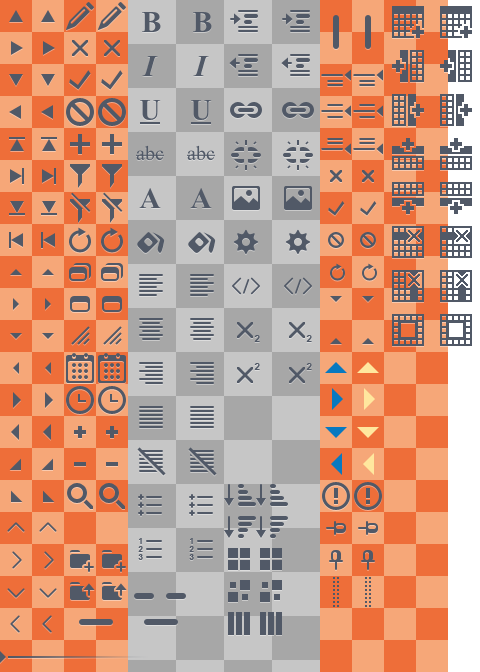
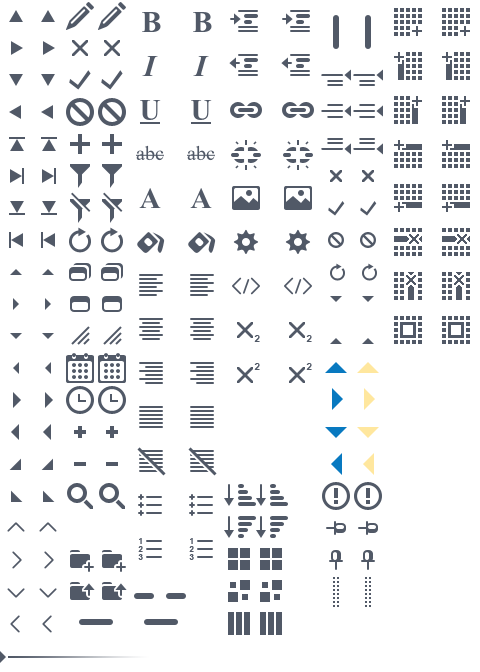
Comparing the layer stacks of the two 480x672 images. Changes:
painted on "table hover" over [440, 6, 472, 346]
painted on "table" over [392, 6, 424, 346]
hid "Layer 5 copy" over [224, 0, 320, 672]
hid "Layer 5" over [128, 0, 224, 672]
hid "Layer 4" over [0, 0, 448, 672]
hid "Layer 1" over [0, 0, 384, 672]
